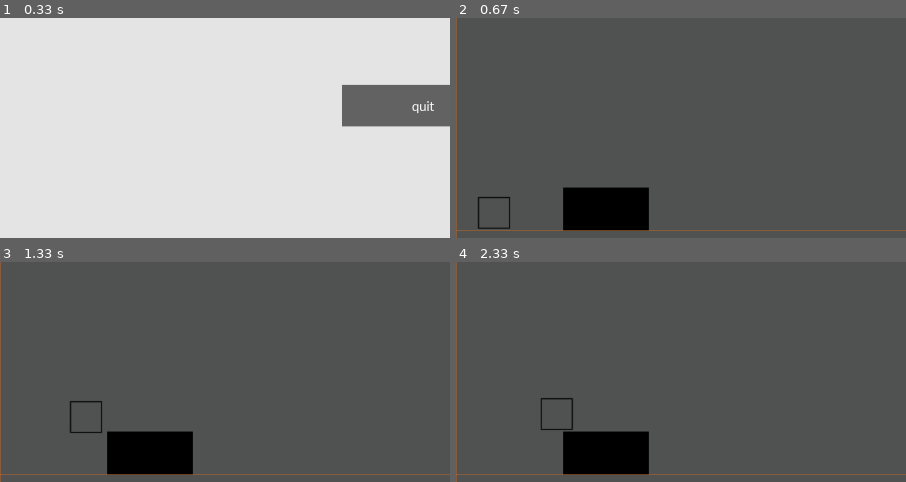
Above: before the commit, frames 1-4 (two rows, left to right).
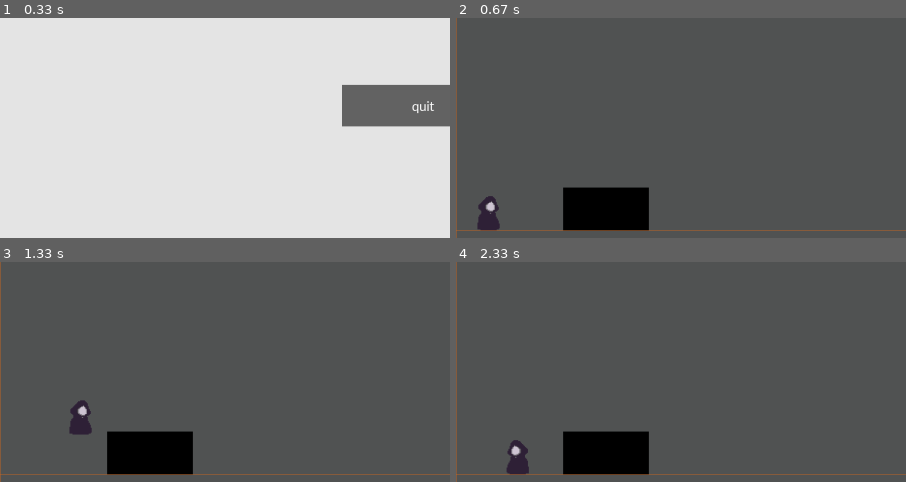
Above: after the commit, the same moments.

Repository: person011/pygame-cs-project
Game: pygame game, started from main.py
The game is run twice, just before and just after one commit, with the same random seed, the same clock (stepped at 60 frames per second) and the same inputs.
Inputs (mouse positions are % of the whole screen's width and height, from its top left):
- Up to frame 1 (0.33 s): no input
- Up to frame 2 (0.67 s): click "play" at 0.38 s
- Up to frame 3 (1.33 s): hold Right 0.67-1.13 s; move the mouse to (82, 47) at 0.7 s; hold Up from 1.17 s (still down)
- Up to frame 4 (2.33 s): release Up at 1.47 s; hold Right 1.5-1.97 s; hold Left from 2 s (still down)
The pictures show only the part of the screen within x 0-50%, y 48-98%; the shares and areas given below are measured in that part.

Frame 1 is identical in both runs. In frame 2, 0.7% of the frame differs, in the area x 4-12%, y 80-97%; in frame 3, 0.7%; in frame 4, 0.8%, in the area x 11-26%, y 61-97%.

Commit message:
cloak mr

Diff:
--- a/Objects/player.py
+++ b/Objects/player.py
@@ -7,7 +7,7 @@
 
         _Physics.__init__(self)
         pygame.sprite.Sprite.__init__(self)
-        self.image = pygame.image.load('Images/square.png')
+        self.image = pygame.image.load('Images/cloak.png')
         #self.image = pygame.Surface((30,55)).convert()
         #self.image.fill(pygame.Color("red"))
         self.image_left=pygame.transform.flip(self.image, True, False)
Binary file added: Images/cloak.png
